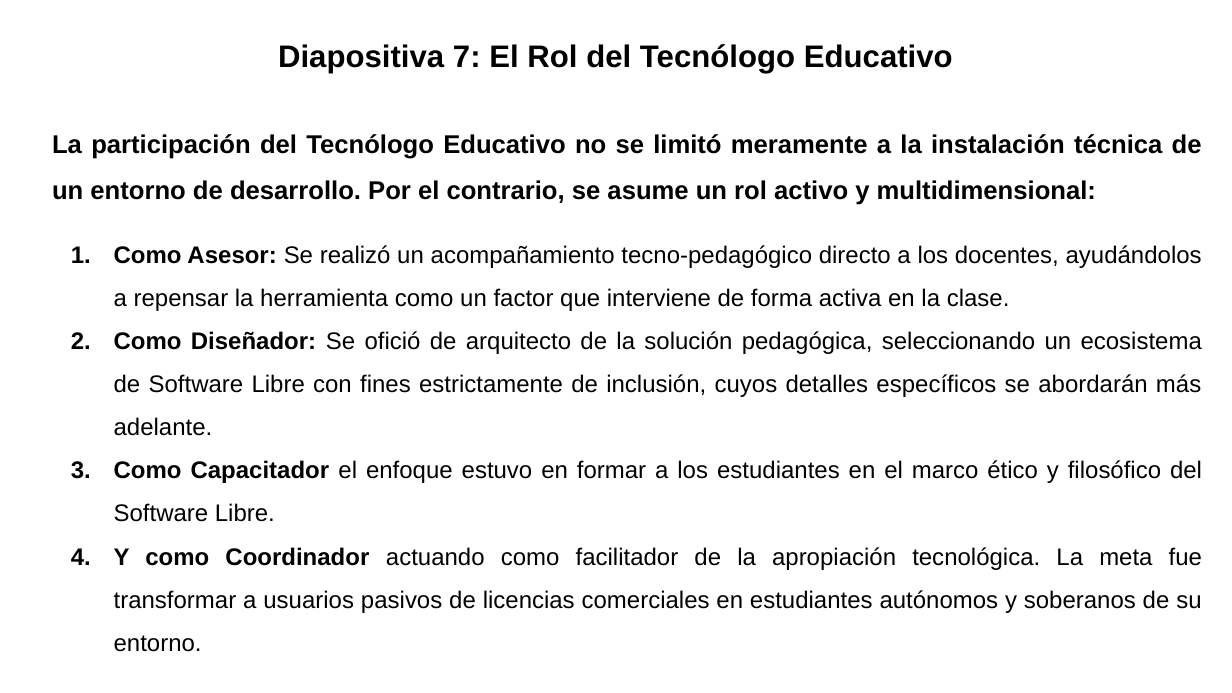
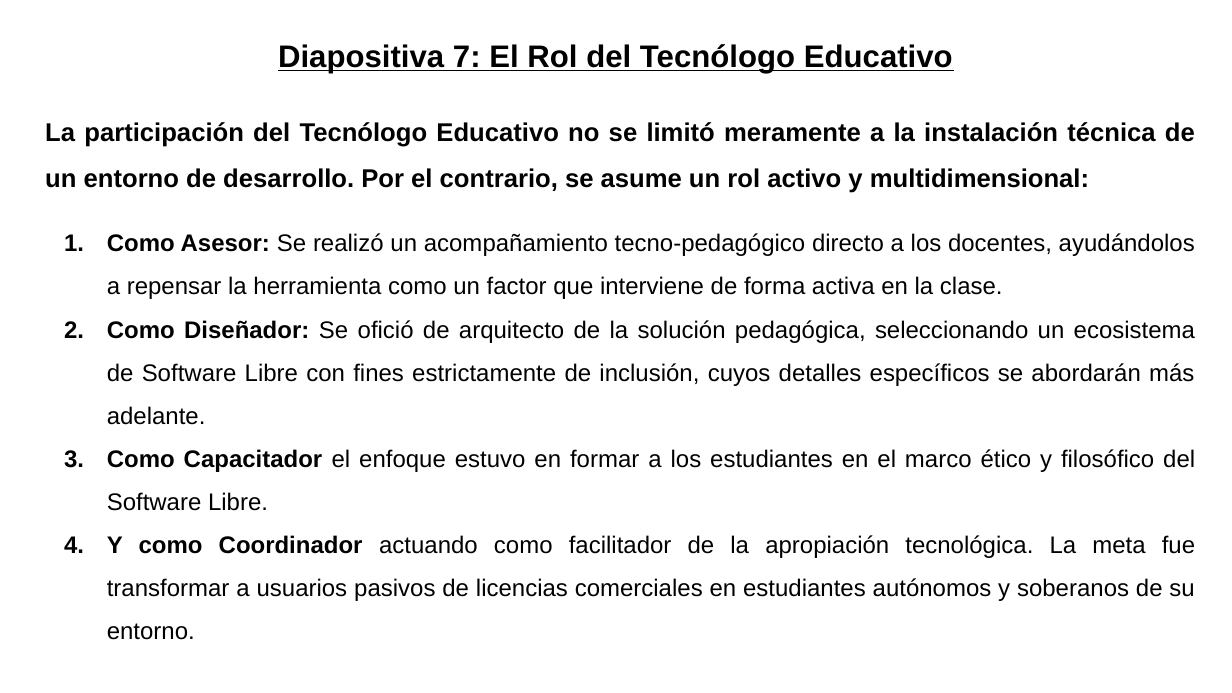
Before and after one commit to gabrielinuz/gabrielinuz.github.io, a slide deck: slide 8 of doc/GUION_DE_DEFENSA_LTE.pptx. Drawn at 1232x693 pixels with LibreOffice and Linux fonts; fonts in the diff are those of the drawing. Boxes give left, top, right and bottom in pixels: in the first picture for what was removed or moved away, otherwise in the second. Text is boxed around its words. In the diff, an @@ line names an element or a change of style, - is before the commit and + after.

```diff
--- a/doc/GUION_DE_DEFENSA_LTE.pptx
+++ b/doc/GUION_DE_DEFENSA_LTE.pptx
@@ title "Diapositiva 7: El Rol del ..." at (278,44,953,73): underline on @@
@@ text "La participación del Tecnólogo Educativo ...": place and size @@
-text "La participación del Tecnólogo Educativo ..." at (52,134,1202,652)
+text "La participación del Tecnólogo Educativo ..." at (45,122,1195,640)
```
Also in this commit, not shown: 16 other slides changed, 1 other file.
